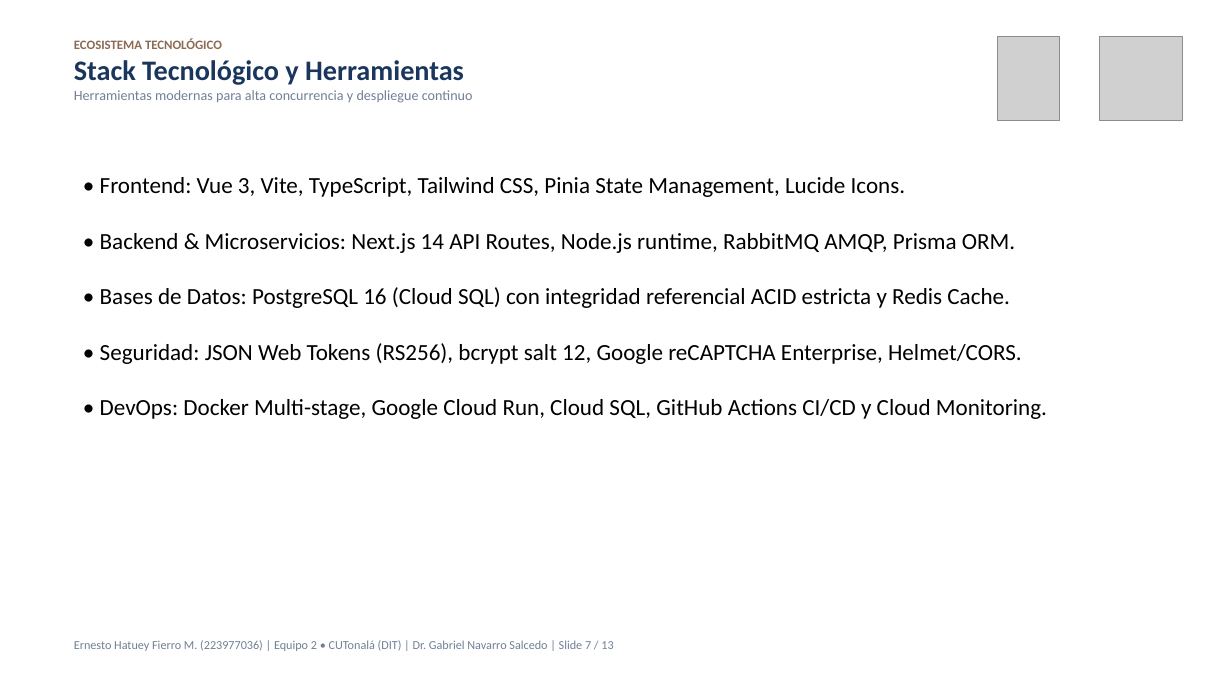
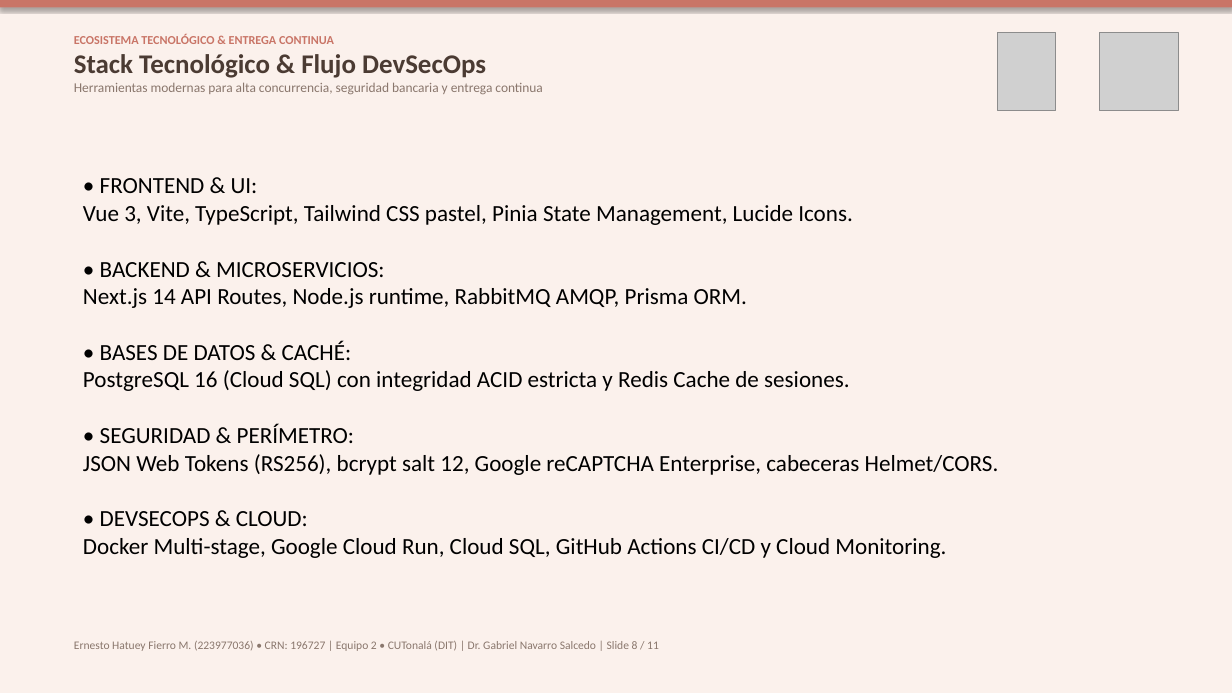
Before and after one commit to ErnestoFM/Proyecto, a slide deck: slide 8 of docs/presentacion/expodit/Presentacion_ExpoDIT_Monchis_Cafe.pptx (slide 7 before the commit). Drawn at 1232x693 pixels with LibreOffice and Linux fonts; fonts in the diff are those of the drawing; grey boxes stand for pictures. Boxes give left, top, right and bottom in pixels: in the first picture for what was removed or moved away, otherwise in the second. Text is boxed around its words. In the diff, an @@ line names an element or a change of style, - is before the commit and + after.

```diff
--- a/docs/presentacion/expodit/Presentacion_ExpoDIT_Monchis_Cafe.pptx
+++ b/docs/presentacion/expodit/Presentacion_ExpoDIT_Monchis_Cafe.pptx
@@ background #FFFFFF to #FBF1EC @@
@@ rectangle added at (0, 0, 1232, 7), fill #C97567 @@
@@ text at (74, 34, 542, 94): text changed; size 11 to 10.5 pt; text colour #718096 to #8A776D @@
-ECOSISTEMA TECNOLÓGICO
-Stack Tecnológico y Herramientas
-Herramientas modernas para alta concurrencia y despliegue continuo
+ECOSISTEMA TECNOLÓGICO & ENTREGA CONTINUA
+Stack Tecnológico & Flujo DevSecOps
+Herramientas modernas para alta concurrencia, seguridad bancaria y entrega continua
@@ picture: place and size @@
-picture at (998, 37, 1059, 120)
+picture at (998, 32, 1056, 111)
@@ picture: place and size @@
-picture at (1100, 37, 1183, 120)
+picture at (1100, 32, 1178, 111)
@@ text at (83, 178, 999, 558): text changed @@
-• Frontend: Vue 3, Vite, TypeScript, Tailwind CSS, Pinia State Management, Lucide Icons.
-• Backend & Microservicios: Next.js 14 API Routes, Node.js runtime, RabbitMQ AMQP, Prisma ORM.
-• Bases de Datos: PostgreSQL 16 (Cloud SQL) con integridad referencial ACID estricta y Redis Cache.
-• Seguridad: JSON Web Tokens (RS256), bcrypt salt 12, Google reCAPTCHA Enterprise, Helmet/CORS.
-• DevOps: Docker Multi-stage, Google Cloud Run, Cloud SQL, GitHub Actions CI/CD y Cloud Monitoring.
+• FRONTEND & UI:
+Vue 3, Vite, TypeScript, Tailwind CSS pastel, Pinia State Management, Lucide Icons.
+• BACKEND & MICROSERVICIOS:
+Next.js 14 API Routes, Node.js runtime, RabbitMQ AMQP, Prisma ORM.
+• BASES DE DATOS & CACHÉ:
+PostgreSQL 16 (Cloud SQL) con integridad ACID estricta y Redis Cache de sesiones.
+• SEGURIDAD & PERÍMETRO:
+JSON Web Tokens (RS256), bcrypt salt 12, Google reCAPTCHA Enterprise, cabeceras Helmet/CORS.
+• DEVSECOPS & CLOUD:
+Docker Multi-stage, Google Cloud Run, Cloud SQL, GitHub Actions CI/CD y Cloud Monitoring.
@@ text at (74, 641, 659, 651): text changed; size 9.5 to 9 pt; text colour #718096 to #8A776D @@
-Ernesto Hatuey Fierro M. (223977036) | Equipo 2 • CUTonalá (DIT) | Dr. Gabriel Navarro Salcedo | Slide 7 / 13
+Ernesto Hatuey Fierro M. (223977036) • CRN: 196727 | Equipo 2 • CUTonalá (DIT) | Dr. Gabriel Navarro Salcedo | Slide 8 / 11
```
Also in this commit, not shown: 9 other slides changed, 1 slide added, 3 slides removed, 11 other files.
